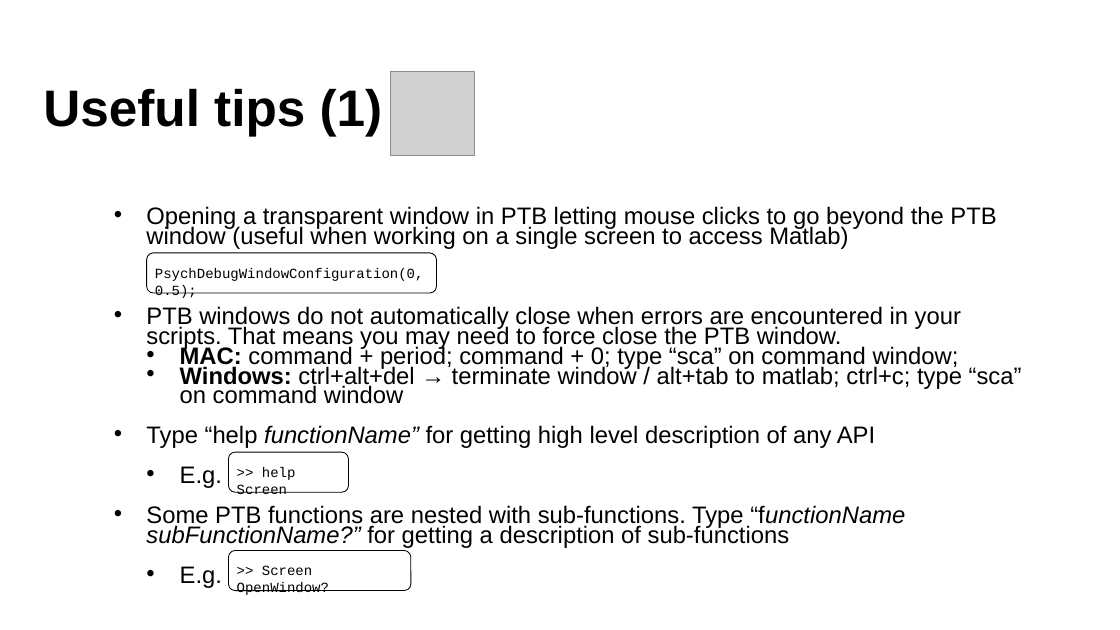
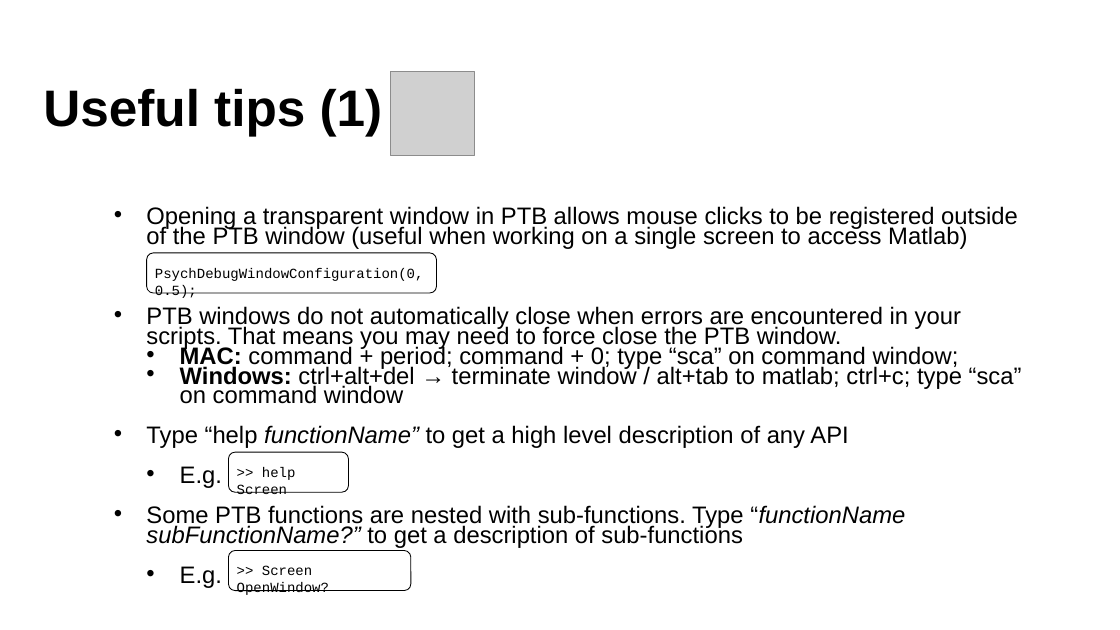
Before and after one commit to Lenakeiz/MatlabPTBExercise, a slide deck: slide 5 of PTB - A gentle introduction (lecture one).pptx. Drawn at 1120x630 pixels with LibreOffice and Linux fonts; fonts in the diff are those of the drawing; grey boxes stand for pictures; background and template pictures are left out. Boxes give left, top, right and bottom in pixels: in the first picture for what was removed or moved away, otherwise in the second. Text is boxed around its words. In the diff, an @@ line names an element or a change of style, - is before the commit and + after.

Commit message:
Fixed typos in the slides

```diff
--- a/PTB - A gentle introduction (lecture one).pptx
+++ b/PTB - A gentle introduction (lecture one).pptx
@@ text at [146,206,1018,249]: text changed @@
-  • Opening a transparent window in PTB letting mouse clicks to go beyond the PTB window (useful when working on a single screen to access Matlab)
+  • Opening a transparent window in PTB allows mouse clicks to be registered outside of the PTB window (useful when working on a single screen to access Matlab)
@@ text at [146,425,848,448]: text changed @@
-  • Type “help functionName” for getting high level description of any API
+  • Type “help functionName” to get a high level description of any API
@@ text at [146,505,905,548]: text changed @@
-  • Some PTB functions are nested with sub-functions. Type “functionName subFunctionName?” for getting a description of sub-functions
+  • Some PTB functions are nested with sub-functions. Type “functionName subFunctionName?” to get a description of sub-functions
```
Also in this commit, not shown: 14 other slides changed.
